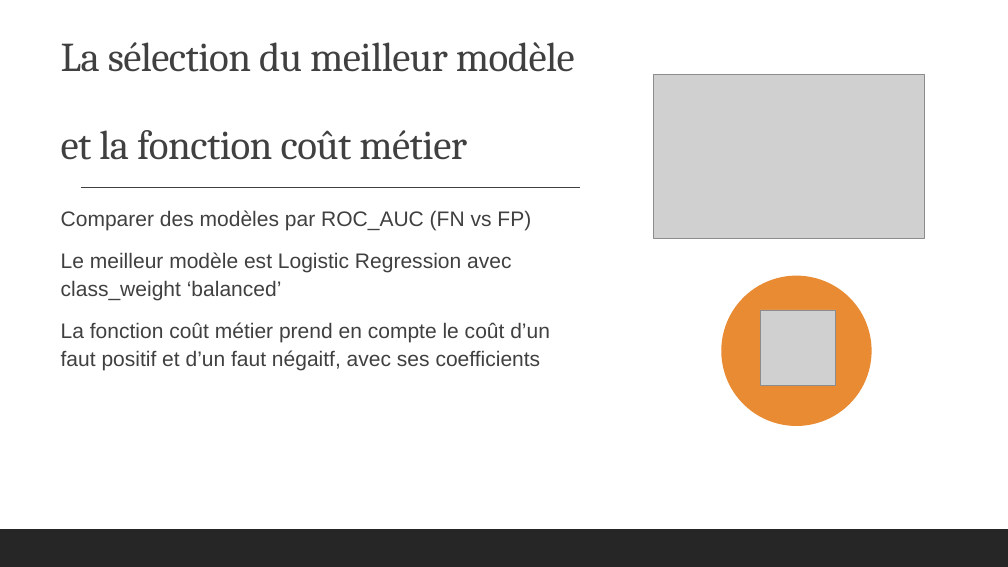
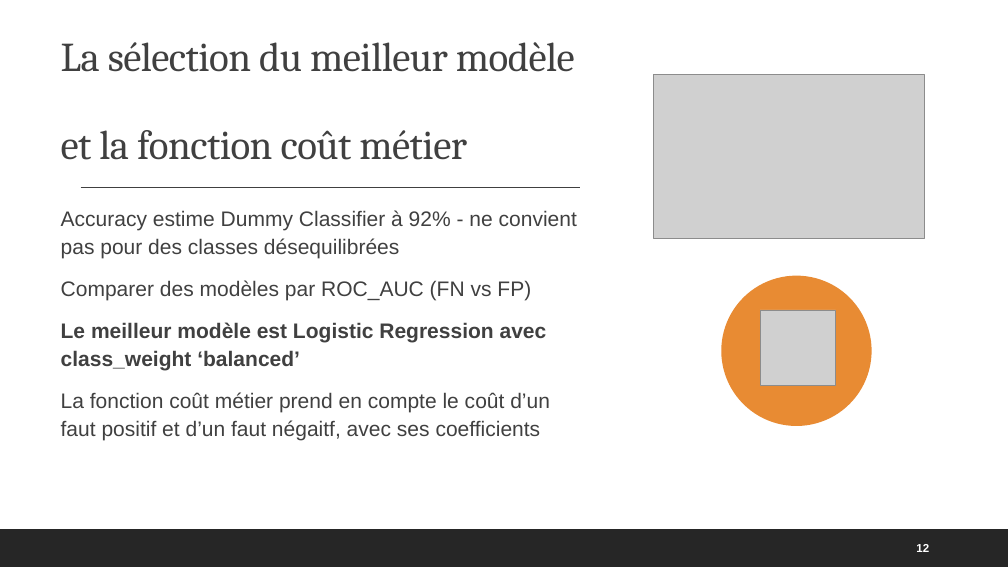
Before and after one commit to VeronikaBerezhnaia/OC_P7_credit_scoring, a slide deck: slide 12 of P7_presentation_Berezhnaia.pptx. Drawn at 1008x567 pixels with LibreOffice and Linux fonts; fonts in the diff are those of the drawing; grey boxes stand for pictures. Boxes give left, top, right and bottom in pixels: in the first picture for what was removed or moved away, otherwise in the second. Text is boxed around its words. In the diff, an @@ line names an element or a change of style, - is before the commit and + after.

```diff
--- a/P7_presentation_Berezhnaia.pptx
+++ b/P7_presentation_Berezhnaia.pptx
@@ text at (61,210,577,258): paragraph added @@
+  Accuracy estime Dummy Classifier à 92% - ne convient pas pour des classes désequilibrées
@@ text at (61,322,547,371): bold on in "Le meilleur modèle est Logistic Regression avec ..." @@
@@ page number added at (916,544,929,552), 11 pt, text #FFFFFF, bold @@
+12
```
Also in this commit, not shown: 15 other slides changed, 5 other files.
